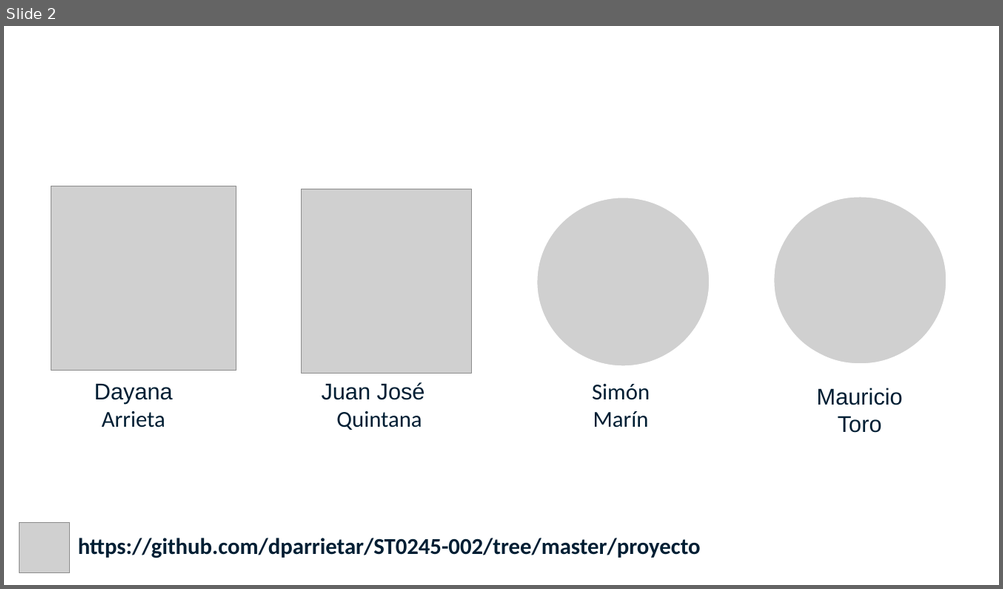
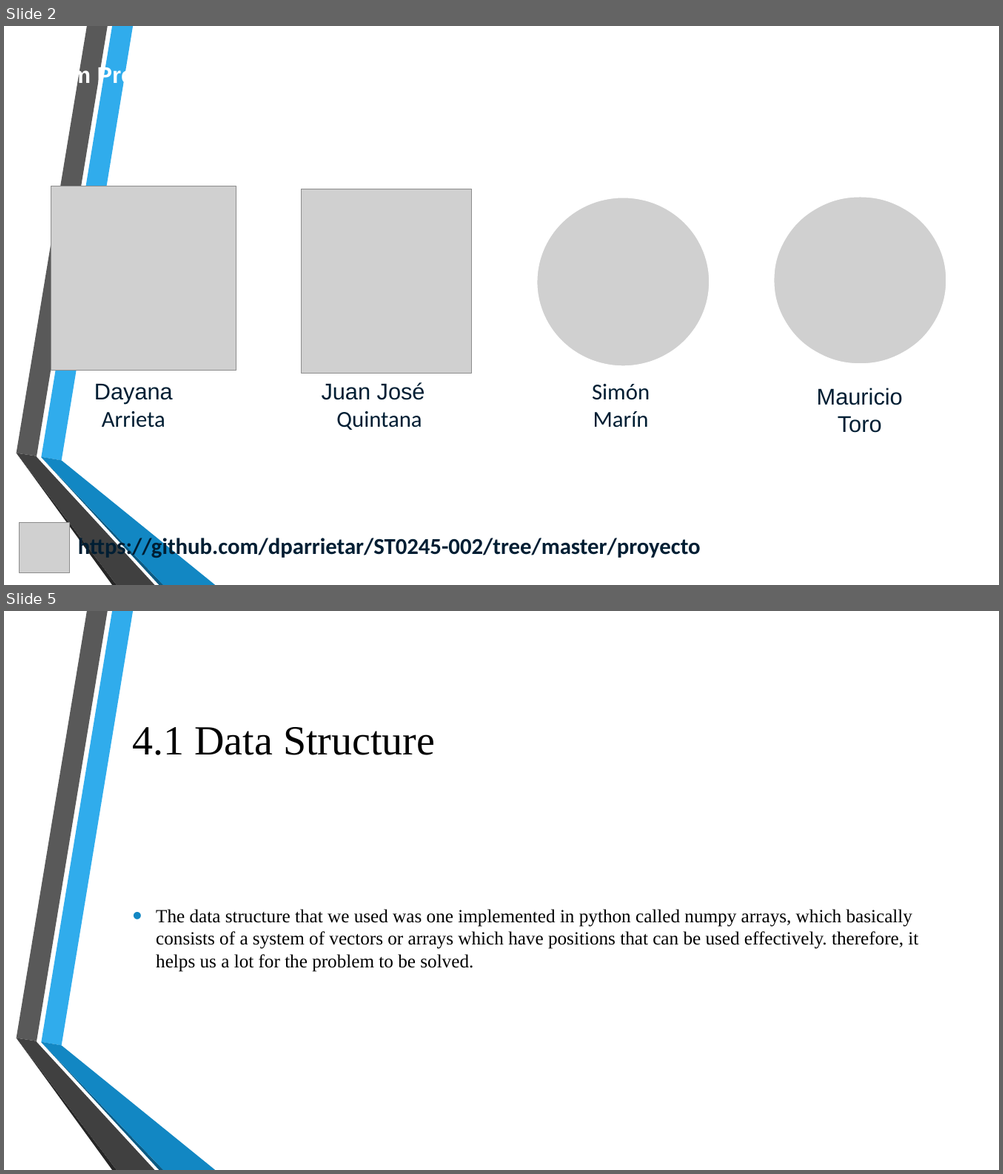
Before and after one commit to DayanaArrieta/ST0245-002, a slide deck: proyecto/Slides/ED1.pptx. Shown one above the other, each under a label of ours: slide 2 before the commit, slides 2 and 5 after it; the slides between them are not shown. The pictures are 1003x589 and 1003x1174 pixels, drawn with LibreOffice and Linux fonts; fonts in the diff are those of the drawing; grey boxes stand for pictures; background and template pictures are left out. Boxes give left, top, right and bottom in pixels: in the first picture for what was removed or moved away, otherwise in the second. Text is boxed around its words. In the diff, an @@ line names an element or a change of style, - is before the commit and + after.

```diff
--- a/proyecto/Slides/ED1.pptx
+++ b/proyecto/Slides/ED1.pptx
@@ slide 5 added at (4, 611, 999, 1170), background picture (left out); not listed: 6 template elements that a slide beside it also shows @@
@@ title added at (133, 727, 435, 755), 40 pt, text #000000 @@
+4.1 Data Structure
@@ text added at (156, 909, 918, 972), 18 pt, text #000000 @@
+• The data structure that we used was one implemented in python called numpy arrays, which basically consists of a system of vectors or arrays which have positions that can be used effectively. therefore, it helps us a lot for the problem to be solved.
@@ slide 2 changed as well @@
@@ group added at (16, 26, 215, 585): 6 freeform shapes @@
```
Also in this commit, not shown: 1 other slide changed, 4 other slides added.
